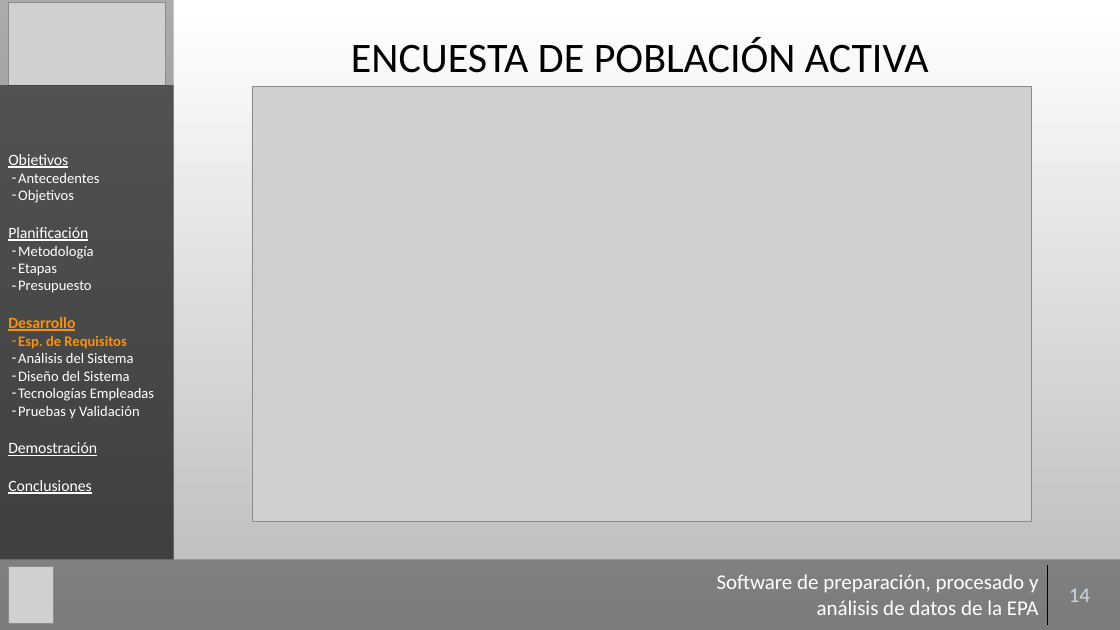
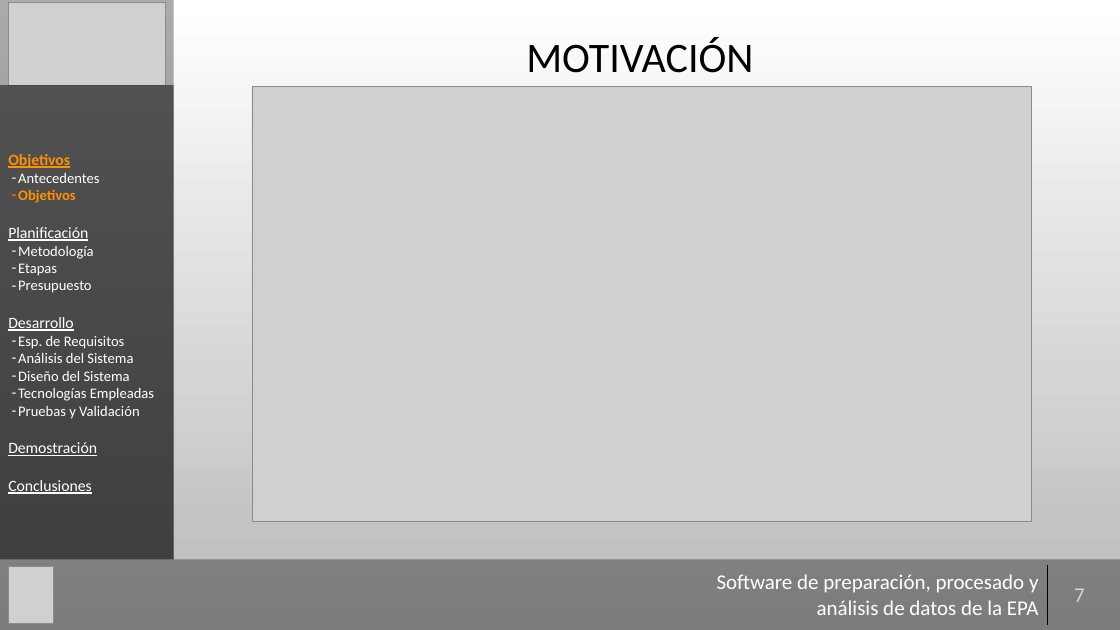
Before and after one commit to Gaulent/epa_explorer, a slide deck: slide 7 of mem/presentacion.pptx (slide 14 before the commit). Drawn at 1120x630 pixels with LibreOffice and Linux fonts; fonts in the diff are those of the drawing; grey boxes stand for pictures; background and template pictures are left out. Boxes give left, top, right and bottom in pixels: in the first picture for what was removed or moved away, otherwise in the second. Text is boxed around its words. In the diff, an @@ line names an element or a change of style, - is before the commit and + after.

```diff
--- a/mem/presentacion.pptx
+++ b/mem/presentacion.pptx
@@ title at (526, 38, 753, 73): text changed @@
-ENCUESTA DE POBLACIÓN ACTIVA
+MOTIVACIÓN
@@ text in rectangle at (8, 154, 125, 349): text colour #FFFFFF to #FD9101, bold on in "Objetivos", "Objetivos"; text colour #FD9101 to #FFFFFF, bold off in "Desarrollo", "Esp. de Requisitos" @@
@@ table at (705, 565, 1112, 624) @@
-row 1, column 2: 14
+row 1, column 2: 7
```
Also in this commit, not shown: 13 other slides changed.
